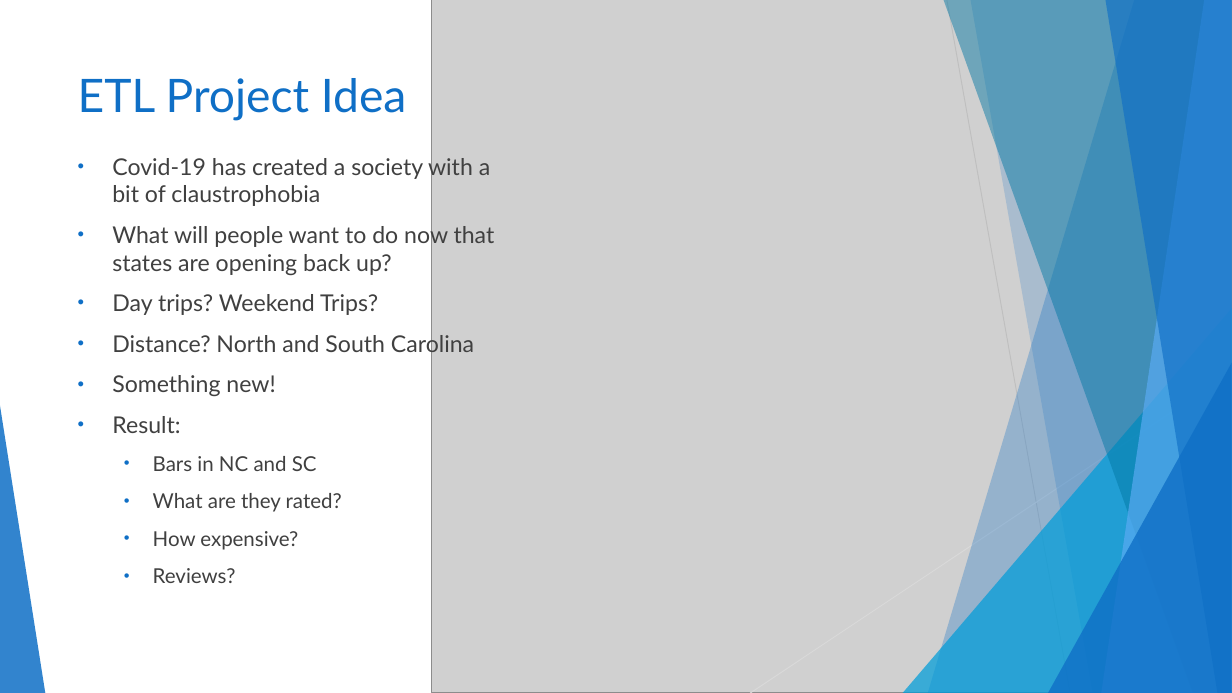
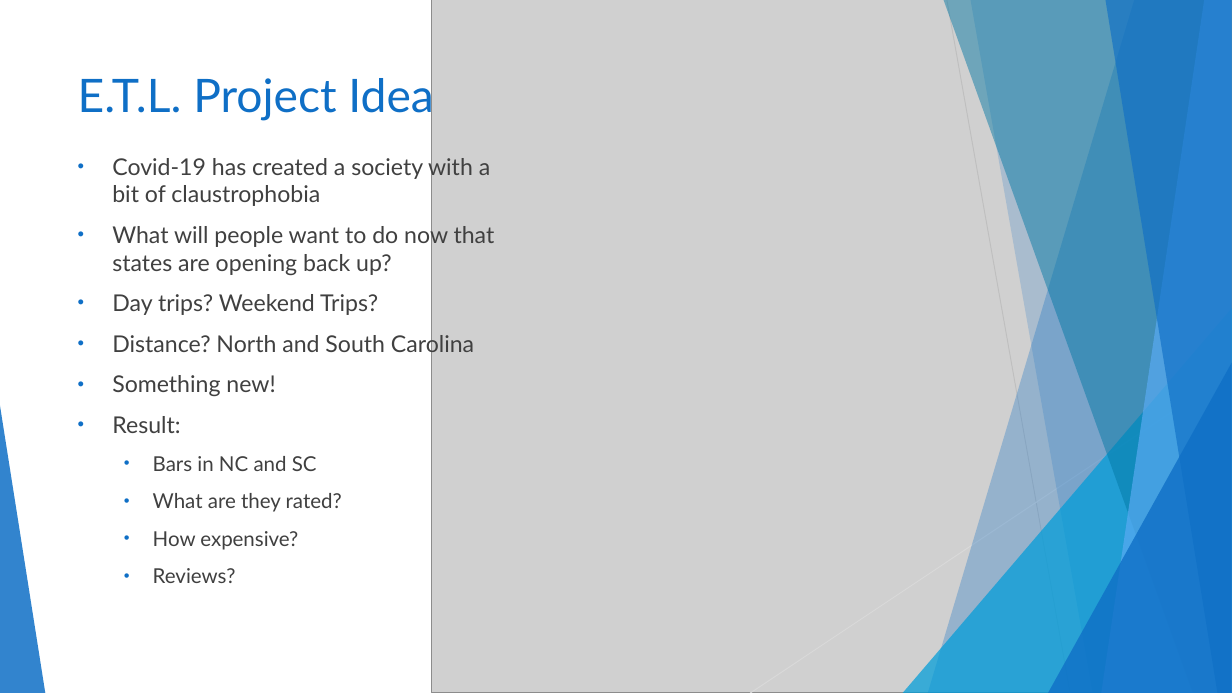
Before and after one commit to melindaeudy/ETL-Project, a slide deck: slide 2 of Carolina Brew Presentation.pptx. Drawn at 1232x693 pixels with LibreOffice and Linux fonts; fonts in the diff are those of the drawing; grey boxes stand for pictures. Boxes give left, top, right and bottom in pixels: in the first picture for what was removed or moved away, otherwise in the second. Text is boxed around its words. In the diff, an @@ line names an element or a change of style, - is before the commit and + after.

```diff
--- a/Carolina Brew Presentation.pptx
+++ b/Carolina Brew Presentation.pptx
@@ title at (x1=78, y1=72, x2=433, y2=121): text changed @@
-ETL Project Idea
+E.T.L. Project Idea
```
Also in this commit, not shown: 8 other slides changed, 1 other file.
